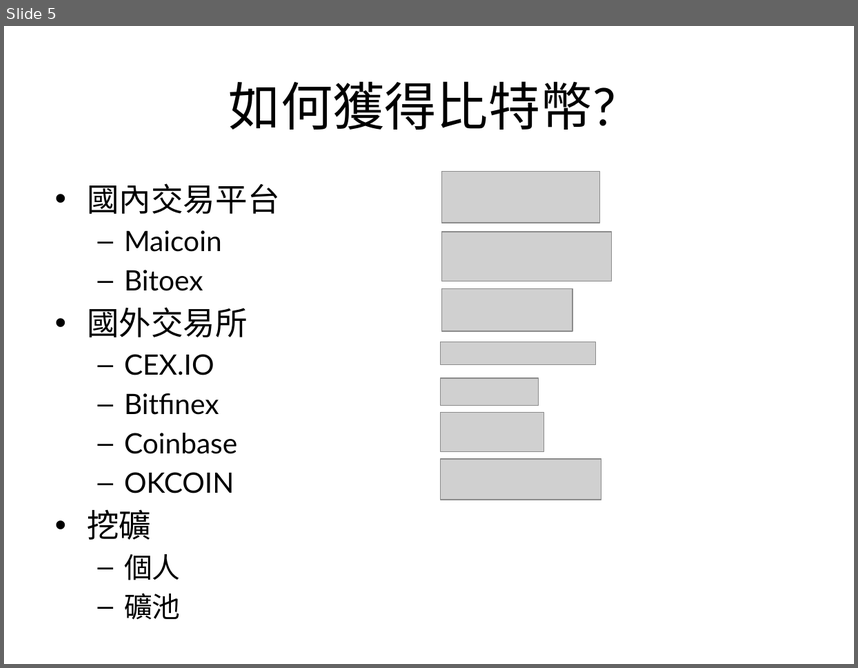
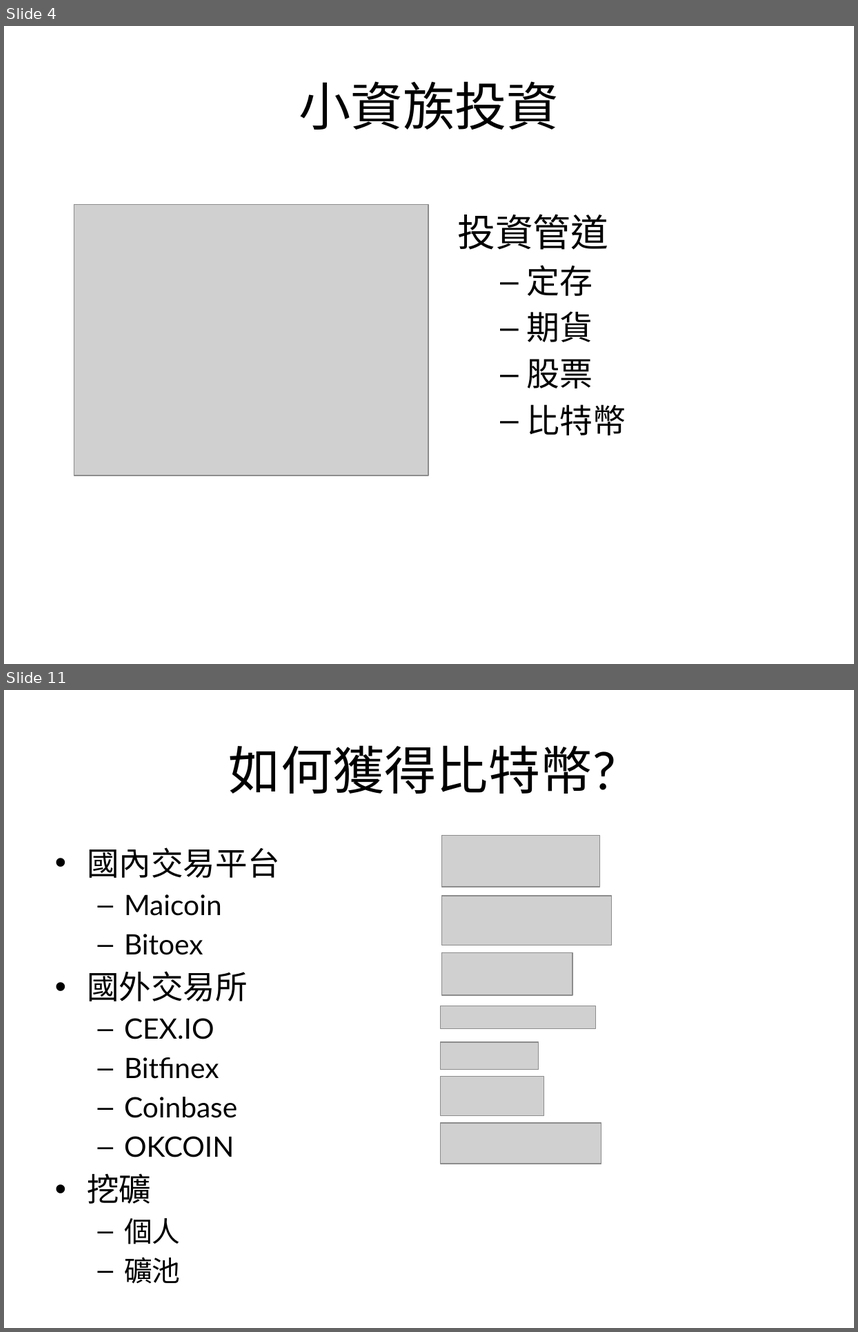
Before and after one commit to bailantaotao/bitcoin-speech, a slide deck: bitcoin.pptx. Shown one above the other, each under a label of ours: slide 5 before the commit, slides 4 and 11 after it; the slides between them are not shown. The pictures are 858x668 and 858x1332 pixels, drawn with LibreOffice and Linux fonts; fonts in the diff are those of the drawing; grey boxes stand for pictures. Boxes give left, top, right and bottom in pixels: in the first picture for what was removed or moved away, otherwise in the second. Text is boxed around its words. In the diff, an @@ line names an element or a change of style, - is before the commit and + after.

```diff
--- a/bitcoin.pptx
+++ b/bitcoin.pptx
@@ slide 4 added at (4, 26, 854, 664), background #FFFFFF @@
@@ title added at (299, 81, 559, 129), 44 pt, text #000000 @@
+小資族投資
@@ picture added at (74, 205, 429, 476) @@
@@ text added at (457, 214, 626, 435), 28 pt, text #000000 @@
+投資管道
+  – 定存
+  – 期貨
+  – 股票
+  – 比特幣
@@ what was slide 5 is now slide 11 @@
```
Also in this commit, not shown: 4 slides changed, 13 other slides added, 4 slides removed.
